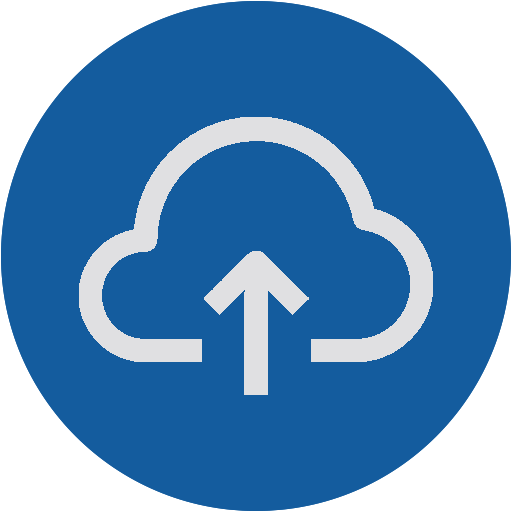
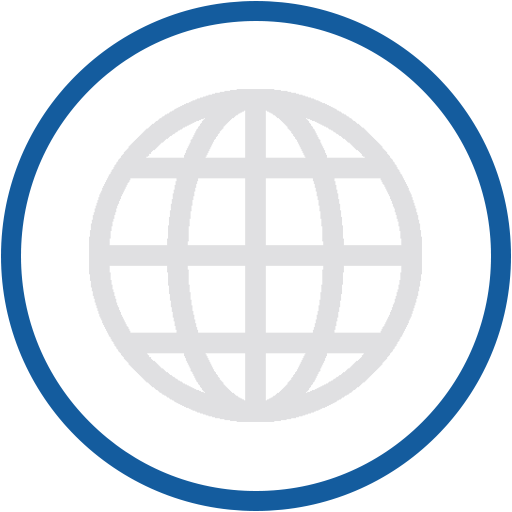
The second (512, 512) image is a revision of the first. Changes to its layers:
showed "global", painted on it over [left=79, top=79, right=433, bottom=433]
hid "upload" over [left=79, top=117, right=433, bottom=395]
